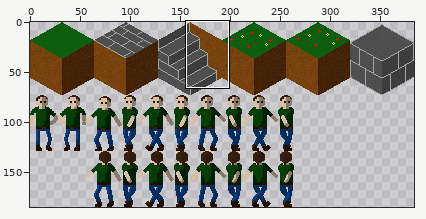
Sprite sheet, stored at web-game/images/sprite.png. The picture above shows the old version from afar; the outline marks the close-up.
Close-up. Old version:
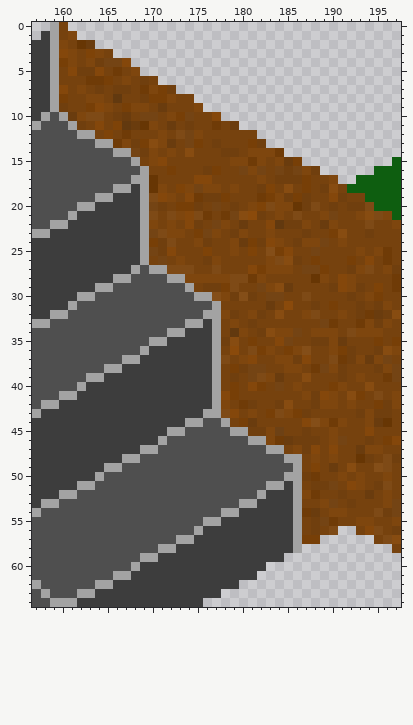
The file is 384x185 pixels. Pixels under 10% opacity are left out. Colours within 5 levels of each other are drawn and written as one. Shown: x 157..197, y 0..64.
The same view after the edit:
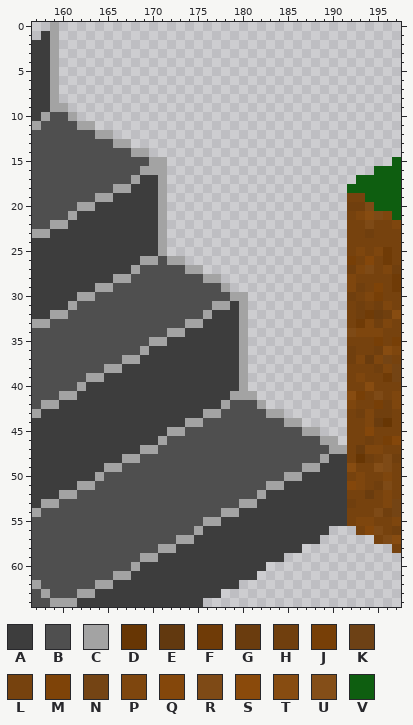
Palette (. is transparent): A #3d3d3d  B #4f4f4f  C #a3a3a3  D #673604  E #62390f  F #6f3b07  G #6a3c0e  H #703f0e  J #773f07  K #6d4115  L #76420e  M #7e4308  N #744414  P #7e460e  Q #84470b  R #7e4a16  S #8a4a0b  T #874c11  U #844e18  V #0e5e10
Difference:
@@ x 157..197 @@
- 0 ..CL.....................................
- 1 .ACLP....................................
- 2 AACPLDG..................................
- 3 AACQPLMPL................................
- 4 AACJPLPHNNQ..............................
- 5 AACLQHHQLFLP.............................
- 6 AACLLLFFJLPLHL...........................
- 7 AACQLPLHLHHLFPJH.........................
- 8 AACJLLPPLELLHJJPLL.......................
- 9 AACHLLJQPLJPPLGLLLP......................
-10 ACBCGPRRLHGLNNLPJNLLQ....................
-11 CBBBCHLQLMEGDPLGLHLLFLG..................
-12 BBBBBCCLMLFLLLPLRNPLLLLLL................
-13 BBBBBBBCCFPHJTPGLNJLHLLLJH...............
-14 BBBBBBBBBCCNHPLPLTLLLHHLPPPF.............
-15 BBBBBBBBBBBCLPQLLLLLLLPPFPLPGJ..........V
-16 BBBBBBBBBBBBCLLJLLLHJLLNPNLNHNPH......VVV
-17 BBBBBBBBBBBCCDLLLLQQLLLLLPLHHHJLLP..VVVVV
-18 BBBBBBBBBCCACDPLMPNPPLPLLHMLTLJLHTLVVVVVV
-19 BBBBBBBCCAAACRQPLQFHHJLLLFJPHJHLLQHLLVVVV
-20 BBBBBCCAAAAACNHLJJHLNLHLPMRPPDHRLHLHHRVVV
-21 BBBBCAAAAAAACRLRPQRFLFNTSHLPLRLLPNLLPTRPV
-22 BBCCAAAAAAAACPLPLQHLNPLGLLQEHHPLGPLLLRLLP
-23 CCAAAAAAAAAACNRPPLJNPLHPLLPLLLHLLJTLLHLLL
-24 AAAAAAAAAAAACJHRLLPHLLPGJHQPLHPPNLPLLLLLL
-25 AAAAAAAAAAAACNHQLLLMLLPLMLUJQLLNLLLLPLPFL
-26 AAAAAAAAAAAACLNLPLLHPLLLLLPRTHLJLLLJLQLFL
-27 AAAAAAAAAAACBCCRRRLLRLLLQJPPPLNNJLLHPRLPH
-28 AAAAAAAAACCBBBBCCPPPPPRRFPLLLLLDPLQPLLLLF
-29 AAAAAAACCBBBBBBBBCLHHJRLLNPTGLLLLHQPHLMLF
-30 AAAAACCBBBBBBBBBBBCCUPHUHLNNLLRLLLLHLPJLL
-31 AAAACBBBBBBBBBBBBBBBCLLLLLGLSLLHLJLLHLHPL
-32 AACCBBBBBBBBBBBBBBBCCPHLPHLTLLPRLLPLHFGHT
-33 CCBBBBBBBBBBBBBBBCCACLPLHLLLLLLLNFLLFPHPL
-34 BBBBBBBBBBBBBBBCCAAACLEPLHTPPNLPPPLRPPPLL
-35 BBBBBBBBBBBBBCCAAAAACHTLJLLQNLLHHPGLLLJLJ
-36 BBBBBBBBBBBBCAAAAAAACLSLRJPLJPULLPJHLLHTP
-37 BBBBBBBBBBCCAAAAAAAACRLPQLLPPHQLLRFHPGPNL
-38 BBBBBBBBCCAAAAAAAAAACLJHNNLLPPLFNPHLLLHPN
-39 BBBBBBCCAAAAAAAAAAAACLHLNRPGLLTLLLHLPLLFN
-40 BBBBBCAAAAAAAAAAAAAACLJLQJLNLPLLLJPLLTLLL
-41 BBBCCAAAAAAAAAAAAAAACQJLLLLLLLPHQPLTJLRLP
-42 BCCAAAAAAAAAAAAAAAAACPLFHLLHTLLHPPLPLLJHP
-43 CAAAAAAAAAAAAAAAAAACCRQLPLJRPJHLLLLLHPHHL
-44 AAAAAAAAAAAAAAAAACCBBCLJGLLLLLQUPFPLLPGDL
-45 AAAAAAAAAAAAAAACCBBBBBCCHHPKLLHLLPLLLQLLL
-46 AAAAAAAAAAAAAACBBBBBBBBBCCPFGHHHLPNLLHLJQ
-47 AAAAAAAAAAAACCBBBBBBBBBBBBCCLPHQLQLLGPPLL
-48 AAAAAAAAAACCBBBBBBBBBBBBBBBBCCLPLPLLDHLRH
-49 AAAAAAAACCBBBBBBBBBBBBBBBBBBBCLMLGLTLLURL
-50 AAAAAAACBBBBBBBBBBBBBBBBBBBBCCHFLLPLPLLPL
-51 AAAAACCBBBBBBBBBBBBBBBBBBBCCACLHHNLQPLHRL
-52 AAACCBBBBBBBBBBBBBBBBBBBBCAAACPFLLHLLGLPL
-53 ACCBBBBBBBBBBBBBBBBBBBBCCAAAACLLPNLHLLLPN
-54 CBBBBBBBBBBBBBBBBBBBBCCAAAAAACFGLPPLLLRHN
-55 BBBBBBBBBBBBBBBBBBBCCAAAAAAAACLHNFLLPPLLP
-56 BBBBBBBBBBBBBBBBBBCAAAAAAAAAACLHLR..LQRLH
-57 BBBBBBBBBBBBBBBBCCAAAAAAAAAAACJJ......LRT
-58 BBBBBBBBBBBBBBCCAAAAAAAAAAAAAC..........L
+ 0 ..C......................................
+ 1 .AC......................................
+ 2 AAC......................................
+ 3 AAC......................................
+ 4 AAC......................................
+ 5 AAC......................................
+ 6 AAC......................................
+ 7 AAC......................................
+ 8 AAC......................................
+ 9 AACC.....................................
+10 ACBBC....................................
+11 CBBBBCC..................................
+12 BBBBBBBCC................................
+13 BBBBBBBBBCC..............................
+14 BBBBBBBBBBBCC............................
+15 BBBBBBBBBBBBBCC.........................V
+16 BBBBBBBBBBBBCCC.......................VVV
+17 BBBBBBBBBBBCAAC.....................VVVVV
+18 BBBBBBBBBCCAAAC....................VVVVVV
+19 BBBBBBBCCAAAAAC....................LLVVVV
+20 BBBBBCCAAAAAAAC....................HHRVVV
+21 BBBBCAAAAAAAAAC....................LPTRPV
+22 BBCCAAAAAAAAAAC....................LLRLLP
+23 CCAAAAAAAAAAAAC....................LLHLLL
+24 AAAAAAAAAAAAAAC....................LLLLLL
+25 AAAAAAAAAAAAAAC....................LPLPFL
+26 AAAAAAAAAAAACCBCC..................JLQLFL
+27 AAAAAAAAAAACBBBBBCC................HPRLPH
+28 AAAAAAAAACCBBBBBBBBCC..............PLLLLF
+29 AAAAAAACCBBBBBBBBBBBBC.............PHLMLF
+30 AAAAACCBBBBBBBBBBBBBBBCC...........HLPJLL
+31 AAAACBBBBBBBBBBBBBBBCCAC...........LHLHPL
+32 AACCBBBBBBBBBBBBBBBCAAAC...........LHFGHT
+33 CCBBBBBBBBBBBBBBBCCAAAAC...........LFPHPL
+34 BBBBBBBBBBBBBBBCCAAAAAAC...........RPPPLL
+35 BBBBBBBBBBBBBCCAAAAAAAAC...........LLLJLJ
+36 BBBBBBBBBBBBCAAAAAAAAAAC...........HLLHTP
+37 BBBBBBBBBBCCAAAAAAAAAAAC...........HPGPNL
+38 BBBBBBBBCCAAAAAAAAAAAAAC...........LLLHPN
+39 BBBBBBCCAAAAAAAAAAAAAAAC...........LPLLFN
+40 BBBBBCAAAAAAAAAAAAAAAAAC...........LLTLLL
+41 BBBCCAAAAAAAAAAAAAAAAACCC..........TJLRLP
+42 BCCAAAAAAAAAAAAAAAAAACBBBC.........PLLJHP
+43 CAAAAAAAAAAAAAAAAAACCBBBBBCC.......LHPHHL
+44 AAAAAAAAAAAAAAAAACCBBBBBBBBBCC.....LLPGDL
+45 AAAAAAAAAAAAAAACCBBBBBBBBBBBBBCC...LLQLLL
+46 AAAAAAAAAAAAAACBBBBBBBBBBBBBBBBBCC.LLHLJQ
+47 AAAAAAAAAAAACCBBBBBBBBBBBBBBBBBBBCCLGPPLL
+48 AAAAAAAAAACCBBBBBBBBBBBBBBBBBBBBCAALDHLRH
+49 AAAAAAAACCBBBBBBBBBBBBBBBBBBBBCCAAATLLURL
+50 AAAAAAACBBBBBBBBBBBBBBBBBBBBCCAAAAALPLLPL
+51 AAAAACCBBBBBBBBBBBBBBBBBBBCCAAAAAAAQPLHRL
+52 AAACCBBBBBBBBBBBBBBBBBBBBCAAAAAAAAALLGLPL
+53 ACCBBBBBBBBBBBBBBBBBBBBCCAAAAAAAAAAHLLLPN
+54 CBBBBBBBBBBBBBBBBBBBBCCAAAAAAAAAAAALLLRHN
+55 BBBBBBBBBBBBBBBBBBBCCAAAAAAAAAAAAAALPPLLP
+56 BBBBBBBBBBBBBBBBBBCAAAAAAAAAAAAAA...LQRLH
+57 BBBBBBBBBBBBBBBBCCAAAAAAAAAAAAAA......LRT
+58 BBBBBBBBBBBBBBCCAAAAAAAAAAAAAA..........L
 59 BBBBBBBBBBBBCCAAAAAAAAAAAAAA.............
Pixel boxes of the changes (left, top, right, bottom) in both close-ups:
changed: (59, 22, 347, 553)
